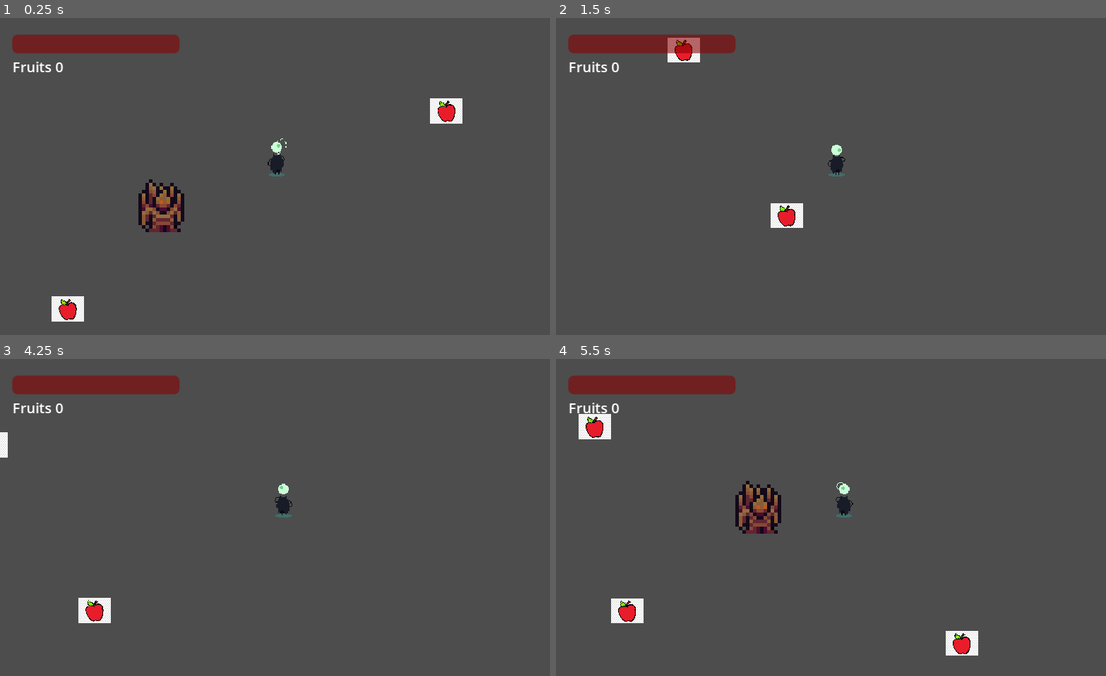
Above: before the commit, frames 1-4 (two rows, left to right).
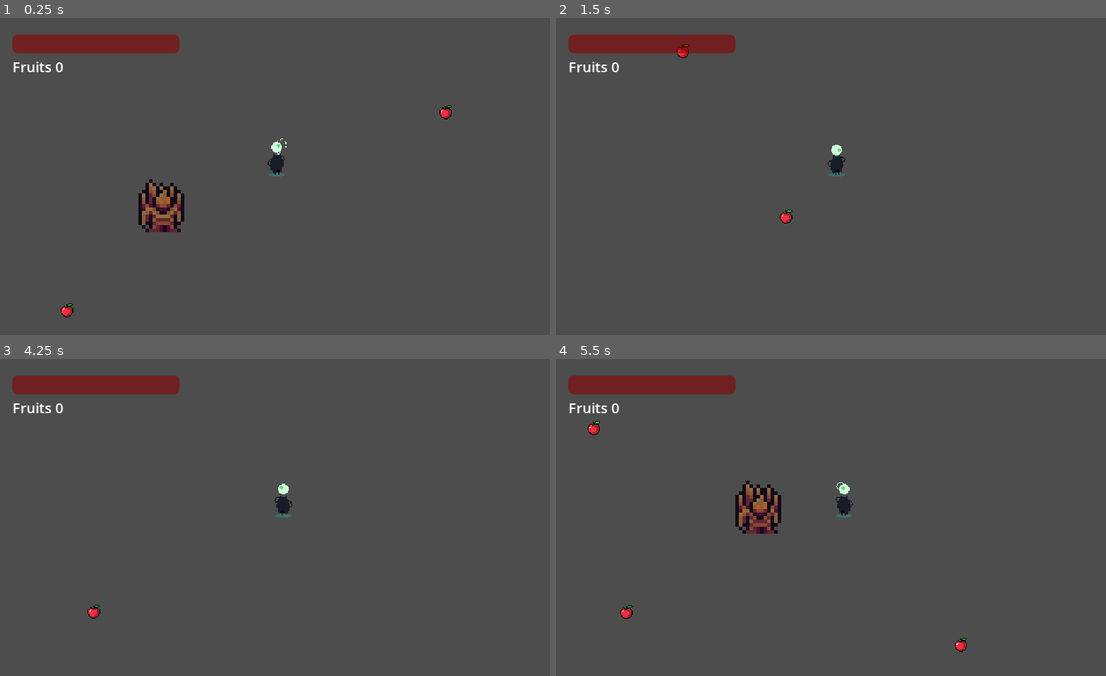
Above: after the commit, the same moments.

Repository: Challenger-84/gamejam_abyss
Game: Godot game, scene res://main.tscn
Same seed, same stepped clock (60 frames per second), same inputs: the game is played once before the commit and once after it.
Inputs:
- Up to frame 1 (0.25 s): no input
- Up to frame 2 (1.5 s): tap Enter (ui_accept) at 0.5, 0.77 s; hold Right (Move Right) 0.53-1.28 s; hold S (Move Down) from 1.28 s (still down)
- Up to frame 3 (4.25 s): tap Enter (ui_accept) at 1.52, 3.02, 3.77 s; release S (Move Down) at 2.03 s; hold Right (Move Right) 2.03-2.78 s; hold W (Move Up) 2.78-3.53 s; hold A (Move Left) from 3.53 s (still down)
- Up to frame 4 (5.5 s): tap Enter (ui_accept) at 4.52 s; release A (Move Left) at 5.03 s; hold S (Move Down) from 5.03 s (still down)

The runs differ from the first frame. In frame 1, 0.9% of the frame differs, in the area x 9-85%, y 25-96%; in frame 2, 0.9%; in frame 3, 0.6%; in frame 4, 1.3%, in the area x 4-77%, y 17-94%.

Commit message:
Added new pixel art sprite for apple

Diff:
--- a/Scenes/fruit.tscn
+++ b/Scenes/fruit.tscn
@@ -1,11 +1,11 @@
 [gd_scene load_steps=4 format=3 uid="uid://b70vtpy8du05s"]
 
 [ext_resource type="Script" path="res://Scripts/fruit.gd" id="1_g2kyv"]
-[ext_resource type="Texture2D" uid="uid://bitw16bnja3mh" path="res://Assets/fruit.png" id="1_l72bh"]
+[ext_resource type="Texture2D" uid="uid://dxc6teb4a6qhw" path="res://Assets/apple.png" id="2_j8011"]
 
 [sub_resource type="CapsuleShape2D" id="CapsuleShape2D_7lmko"]
-radius = 11.0
-height = 22.0
+radius = 7.0
+height = 14.0
 
 [node name="Fruits" type="Area2D"]
 collision_layer = 0
@@ -13,12 +13,11 @@
 script = ExtResource("1_g2kyv")
 
 [node name="Sprite2D" type="Sprite2D" parent="."]
-position = Vector2(1, -1.5)
-scale = Vector2(0.04, 0.037)
-texture = ExtResource("1_l72bh")
+texture_filter = 1
+texture = ExtResource("2_j8011")
 
 [node name="CollisionShape2D" type="CollisionShape2D" parent="."]
-position = Vector2(1, 0)
+position = Vector2(0, 1)
 shape = SubResource("CapsuleShape2D_7lmko")
 
 [connection signal="body_entered" from="." to="." method="_on_body_entered"]
Binary file added: Assets/apple.png
Not shown, changed: Assets/apple.png.import
Binary file removed: Assets/fruit.png
Not shown, added: Assets/Krita/apple.kra
